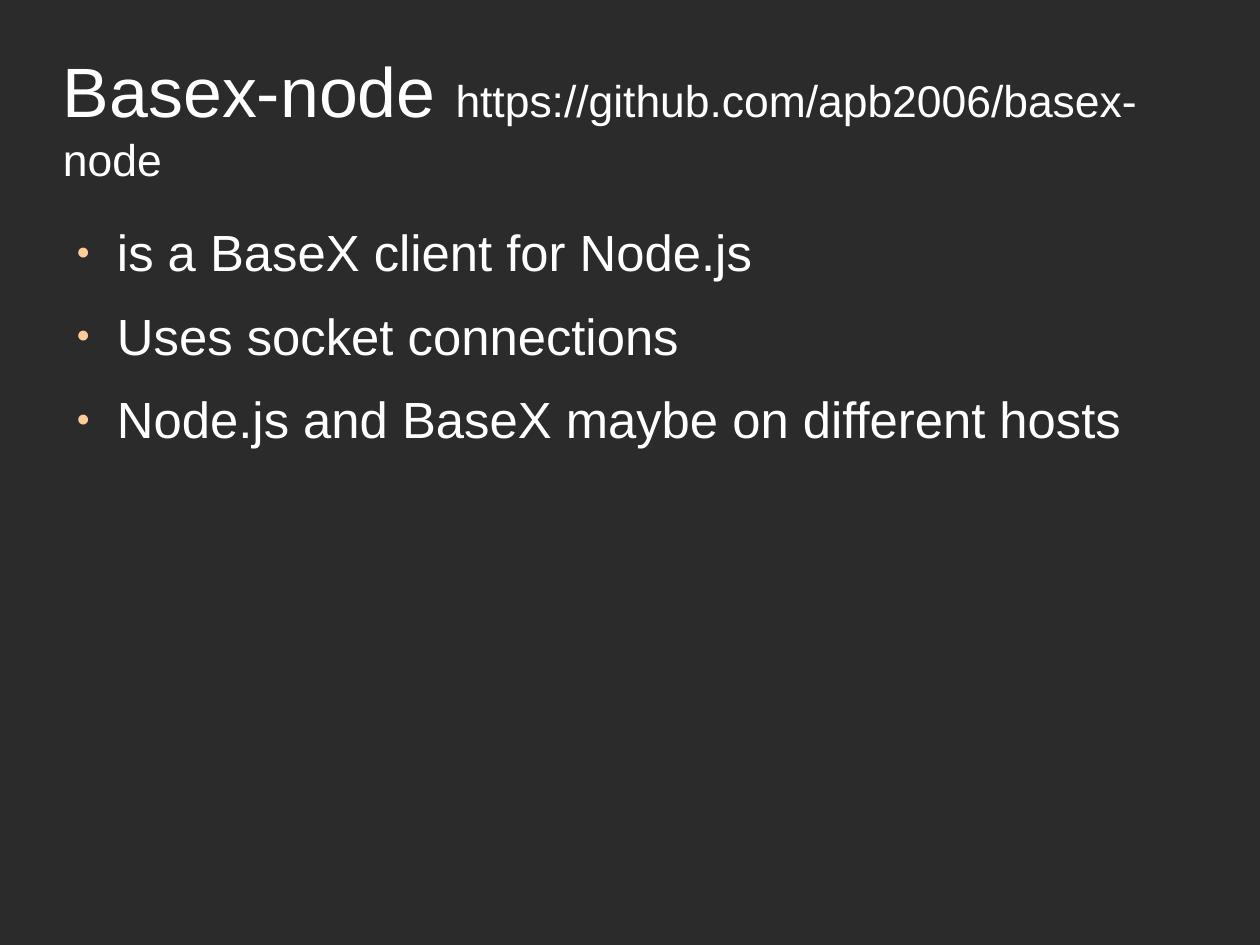
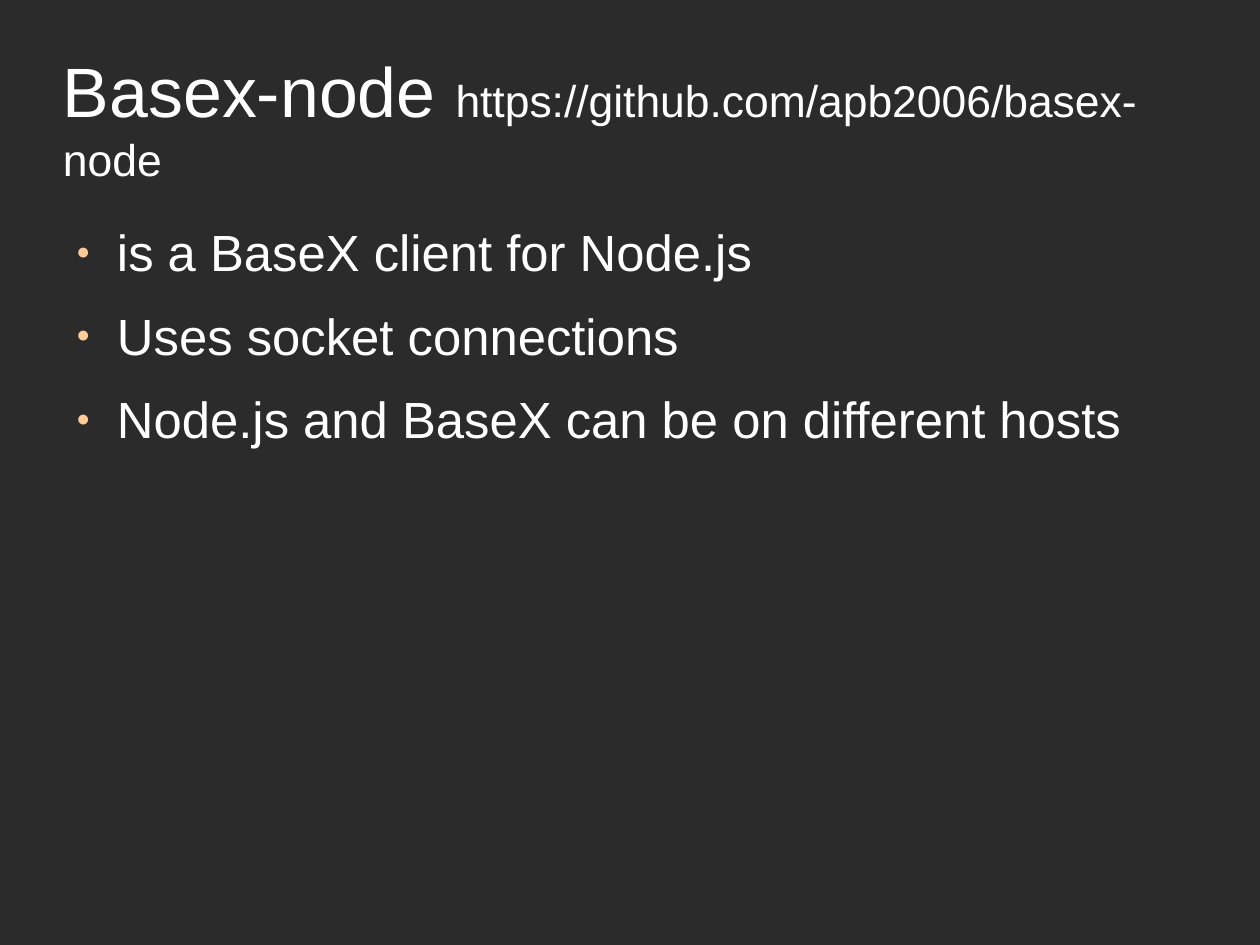
Before and after one commit to apb2006/graphxq, a slide deck: slide 30 of src/graphxq/talk/BaseX-user-group-talk.odp. Drawn at 1260x945 pixels with LibreOffice and Linux fonts; fonts in the diff are those of the drawing; background and template pictures are left out; a plain dark background stands for a picture behind light text. Boxes give left, top, right and bottom in pixels: in the first picture for what was removed or moved away, otherwise in the second. Text is boxed around its words. In the diff, an @@ line names an element or a change of style, - is before the commit and + after.

```diff
--- a/src/graphxq/talk/BaseX-user-group-talk.odp
+++ b/src/graphxq/talk/BaseX-user-group-talk.odp
@@ text at [117,401,1120,449]: text changed @@
-● Node.js and BaseX maybe on different hosts
+● Node.js and BaseX can be on different hosts
```
Also in this commit, not shown: 16 other slides changed, 8 slides added, 8 slides removed, 15 other files.
